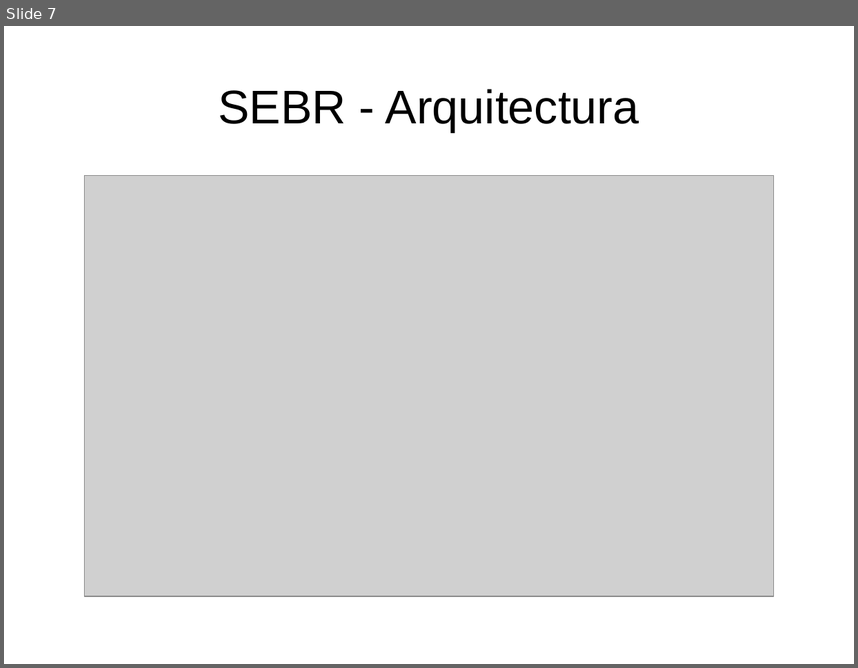
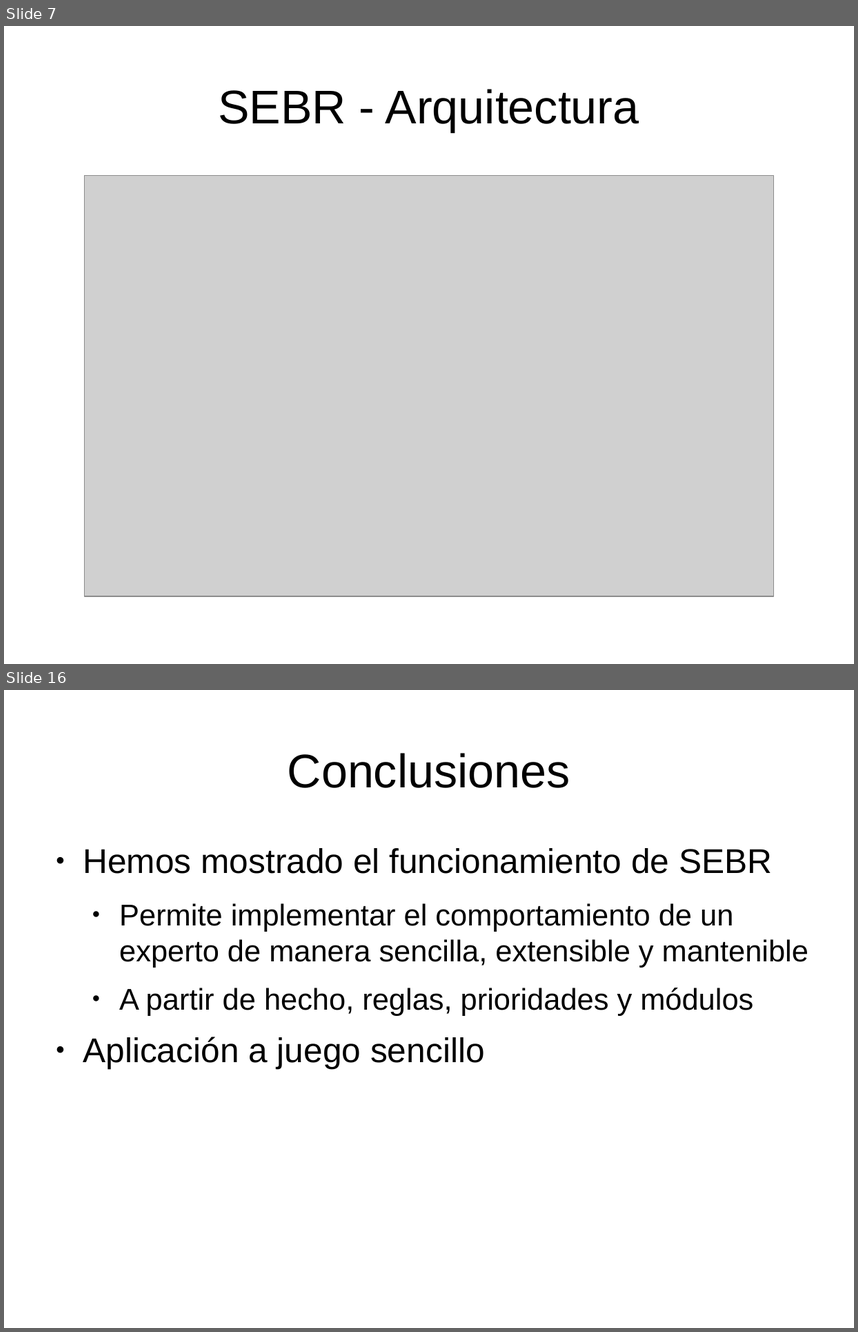
Before and after one commit to rompehielos013013013/gsiege, a slide deck: presentacion/expertoUCLM2014/SSEE-IA.odp. Shown one above the other, each under a label of ours: slide 7 before the commit, slides 7 and 16 after it; the slides between them are not shown. The pictures are 858x668 and 858x1332 pixels, drawn with LibreOffice and Linux fonts; fonts in the diff are those of the drawing; grey boxes stand for pictures. Boxes give left, top, right and bottom in pixels: in the first picture for what was removed or moved away, otherwise in the second. Text is boxed around its words. In the diff, an @@ line names an element or a change of style, - is before the commit and + after.

```diff
--- a/presentacion/expertoUCLM2014/SSEE-IA.odp
+++ b/presentacion/expertoUCLM2014/SSEE-IA.odp
@@ slide 16 added at [4, 690, 854, 1328], background #FFFFFF @@
@@ title added at [288, 753, 570, 788], 44 pt, text #000000 @@
+Conclusiones
@@ text added at [83, 848, 809, 1068], 28 pt, text #000000 @@
+● Hemos mostrado el funcionamiento de SEBR
+  ● Permite implementar el comportamiento de un experto de manera sencilla, extensible y mantenible
+  ● A partir de hecho, reglas, prioridades y módulos
+● Aplicación a juego sencillo
```
Also in this commit, not shown: 6 slides changed, 10 other slides added, 1 slide removed, 1 other file.
